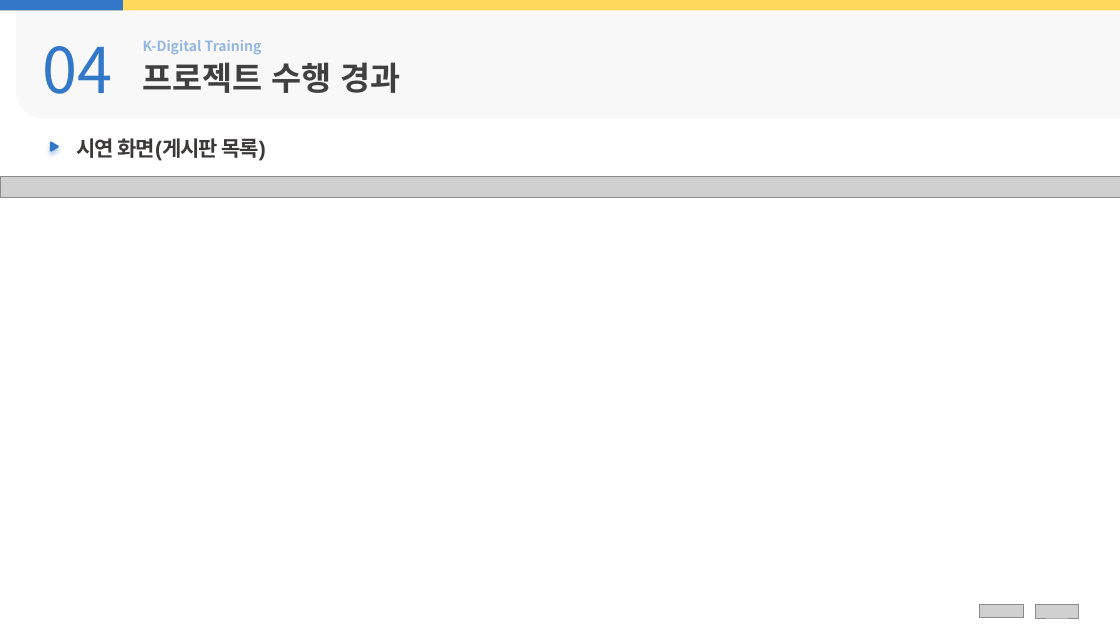
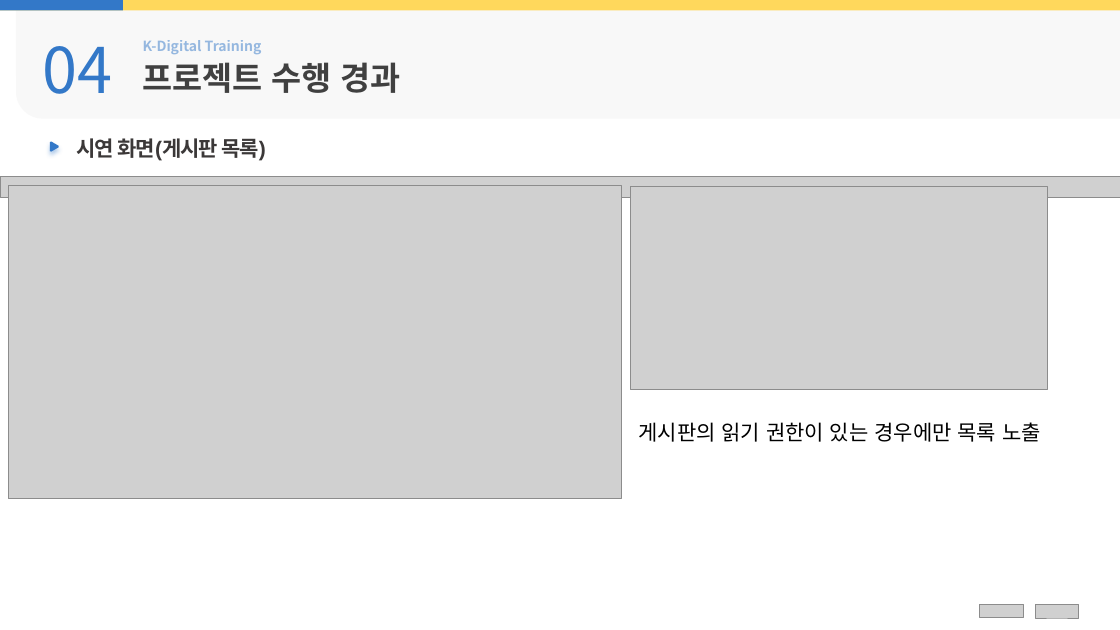
Before and after one commit to juhyeonjong2/EzenCompany, a slide deck: slide 17 of Documents/8. 발표/3. KDT 결과보고서/결과보고서_B팀(클라우드 기반 Spring Framework를 활용한 기업 커뮤니티 시스템).pptx. Drawn at 1120x630 pixels with LibreOffice and Linux fonts; fonts in the diff are those of the drawing; grey boxes stand for pictures; background and template pictures are left out. Boxes give left, top, right and bottom in pixels: in the first picture for what was removed or moved away, otherwise in the second. Text is boxed around its words. In the diff, an @@ line names an element or a change of style, - is before the commit and + after.

```diff
--- a/Documents/8. 발표/3. KDT 결과보고서/결과보고서_B팀(클라우드 기반 Spring Framework를 활용한 기업 커뮤니티 시스템).pptx
+++ b/Documents/8. 발표/3. KDT 결과보고서/결과보고서_B팀(클라우드 기반 Spring Framework를 활용한 기업 커뮤니티 시스템).pptx
@@ picture added at [8, 186, 622, 498] @@
@@ picture added at [630, 187, 1048, 389] @@
@@ text added at [638, 422, 1041, 442], 18 pt, text #000000 @@
+게시판의 읽기 권한이 있는 경우에만 목록 노출
```
Also in this commit, not shown: 6 other slides changed.
